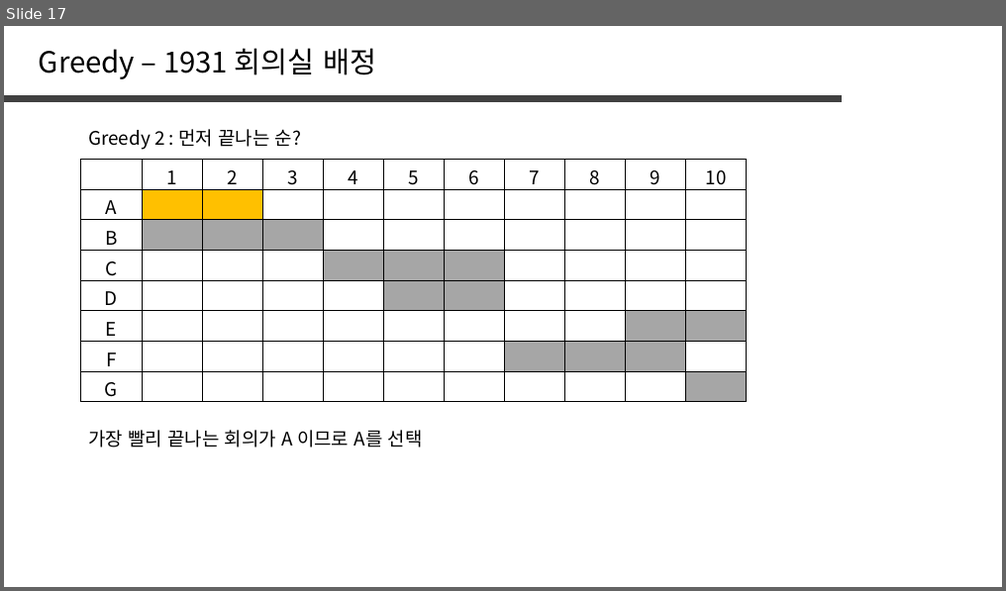
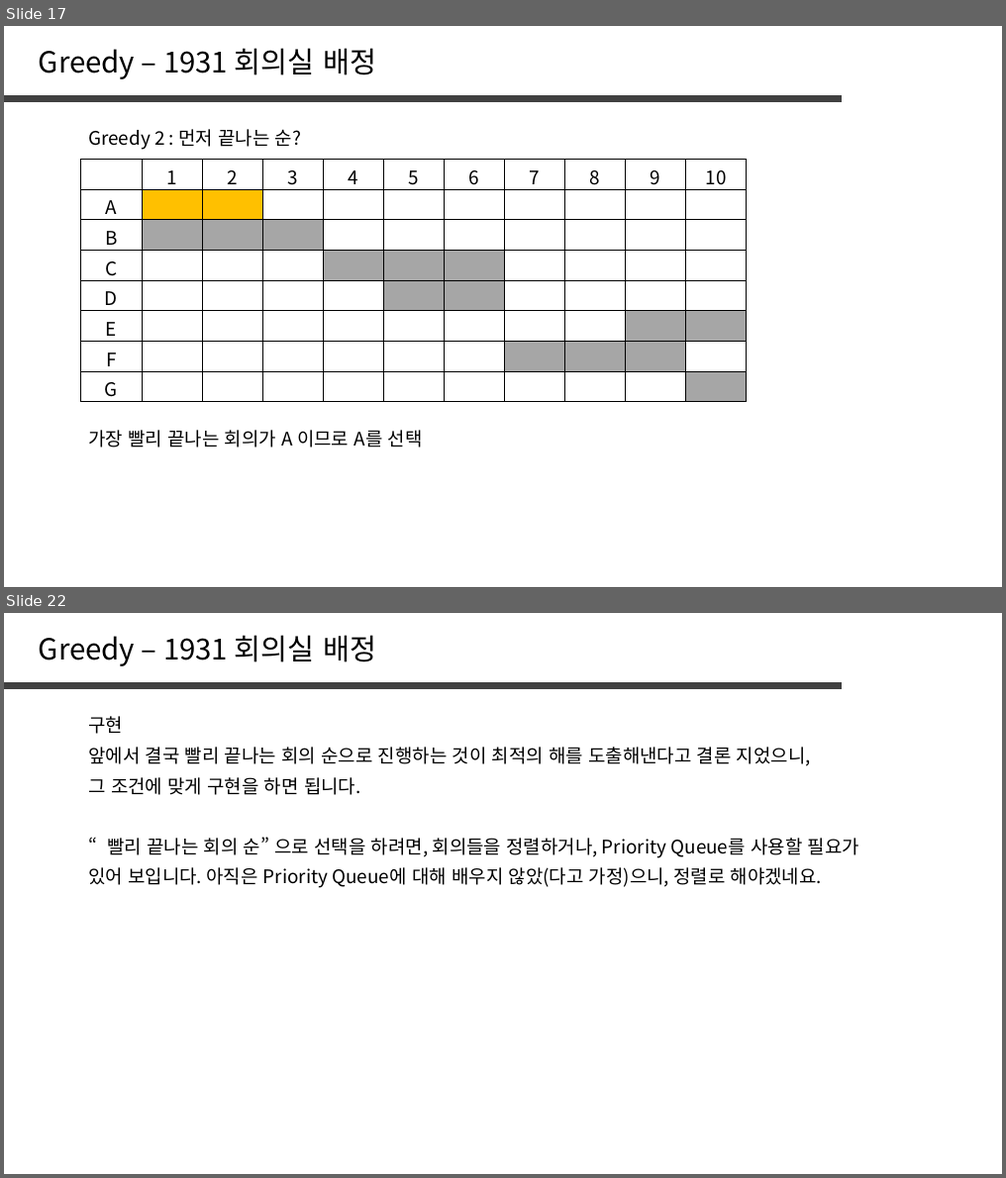
Before and after one commit to jaehoo1/PS-study, a slide deck: study/6_Greedy.pptx. Shown one above the other, each under a label of ours: slide 17 before the commit, slides 17 and 22 after it; the slides between them are not shown. The pictures are 1006x591 and 1006x1178 pixels, drawn with LibreOffice and Linux fonts; fonts in the diff are those of the drawing. Boxes give left, top, right and bottom in pixels: in the first picture for what was removed or moved away, otherwise in the second. Text is boxed around its words. In the diff, an @@ line names an element or a change of style, - is before the commit and + after.

```diff
--- a/study/6_Greedy.pptx
+++ b/study/6_Greedy.pptx
@@ slide 22 added at (x1=4, y1=613, x2=1002, y2=1174), background #FFFFFF @@
@@ text added at (x1=39, y1=635, x2=376, y2=666), 28 pt, text #000000 @@
+Greedy – 1931 회의실 배정
@@ line added from (4, 685) to (843, 685), #404040 6 pt @@
@@ text added at (x1=88, y1=716, x2=123, y2=734), 18 pt, text #000000 @@
+구현
@@ text added at (x1=88, y1=747, x2=811, y2=766), 18 pt, text #000000 @@
+앞에서 결국 빨리 끝나는 회의 순으로 진행하는 것이 최적의 해를 도출해낸다고 결론 지었으니,
@@ text added at (x1=88, y1=777, x2=360, y2=795), 18 pt, text #000000 @@
+그 조건에 맞게 구현을 하면 됩니다.
@@ text added at (x1=107, y1=837, x2=859, y2=859), 18 pt, text #000000 @@
+“빨리 끝나는 회의 순” 으로 선택을 하려면, 회의들을 정렬하거나, Priority Queue를 사용할 필요가
@@ text added at (x1=88, y1=867, x2=822, y2=888), 18 pt, text #000000 @@
+있어 보입니다. 아직은 Priority Queue에 대해 배우지 않았(다고 가정)으니, 정렬로 해야겠네요.
```
Also in this commit, not shown: 5 slides changed, 5 other slides added.
